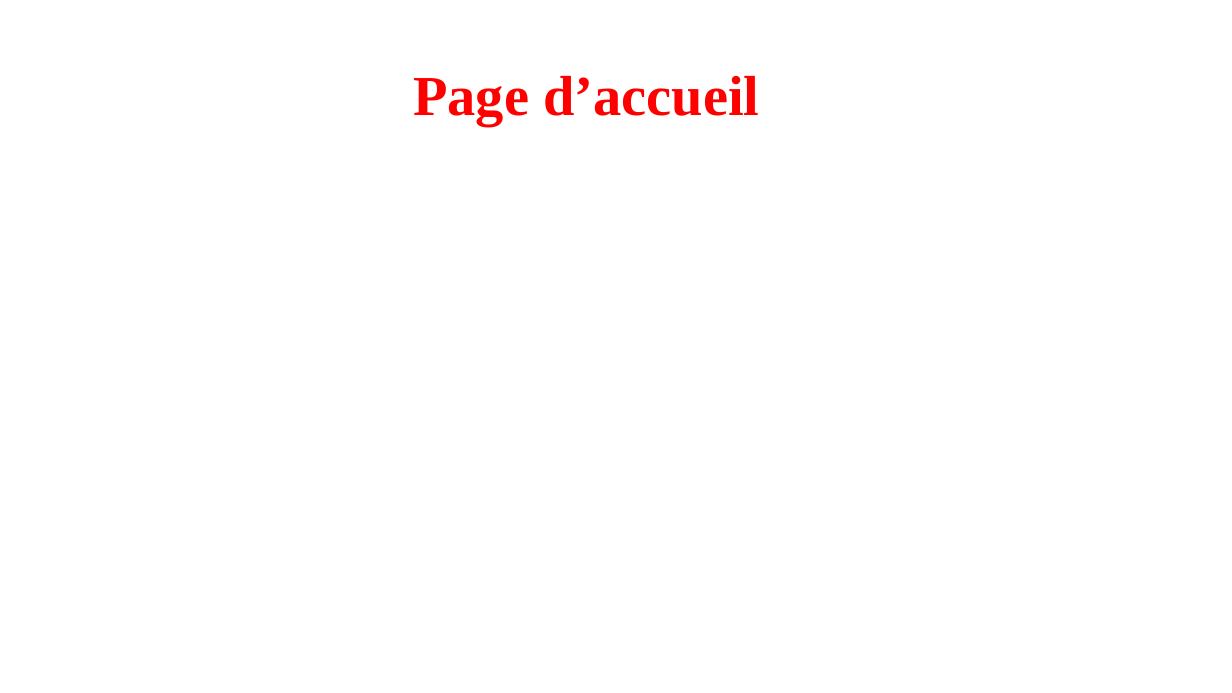
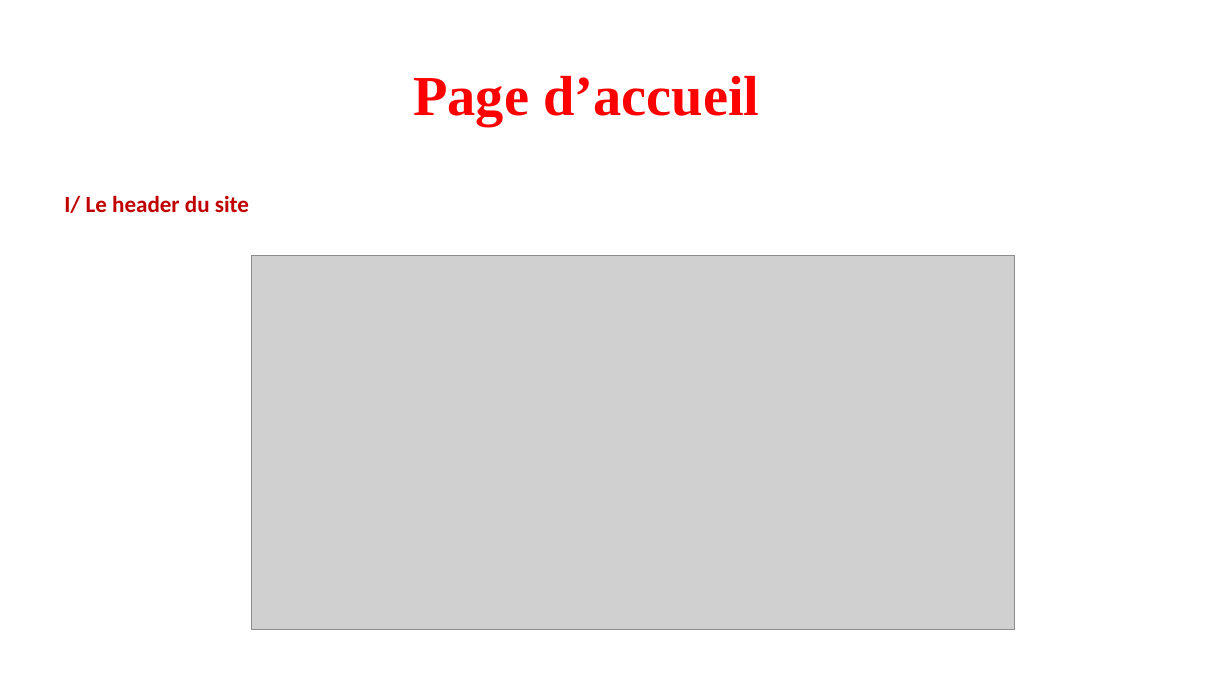
Before and after one commit to VinceDS99/Projet-6-Kasa, a slide deck: slide 4 of Présentation site Kasa.pptx. Drawn at 1232x693 pixels with LibreOffice and Linux fonts; fonts in the diff are those of the drawing; grey boxes stand for pictures. Boxes give left, top, right and bottom in pixels: in the first picture for what was removed or moved away, otherwise in the second. Text is boxed around its words. In the diff, an @@ line names an element or a change of style, - is before the commit and + after.

```diff
--- a/Présentation site Kasa.pptx
+++ b/Présentation site Kasa.pptx
@@ text added at [64, 195, 249, 213], 18 pt, text #C00000, bold @@
+I/ Le header du site
@@ picture added at [251, 255, 1015, 629] @@
```
Also in this commit, not shown: 4 other slides changed, 10 slides added, 10 other files.
